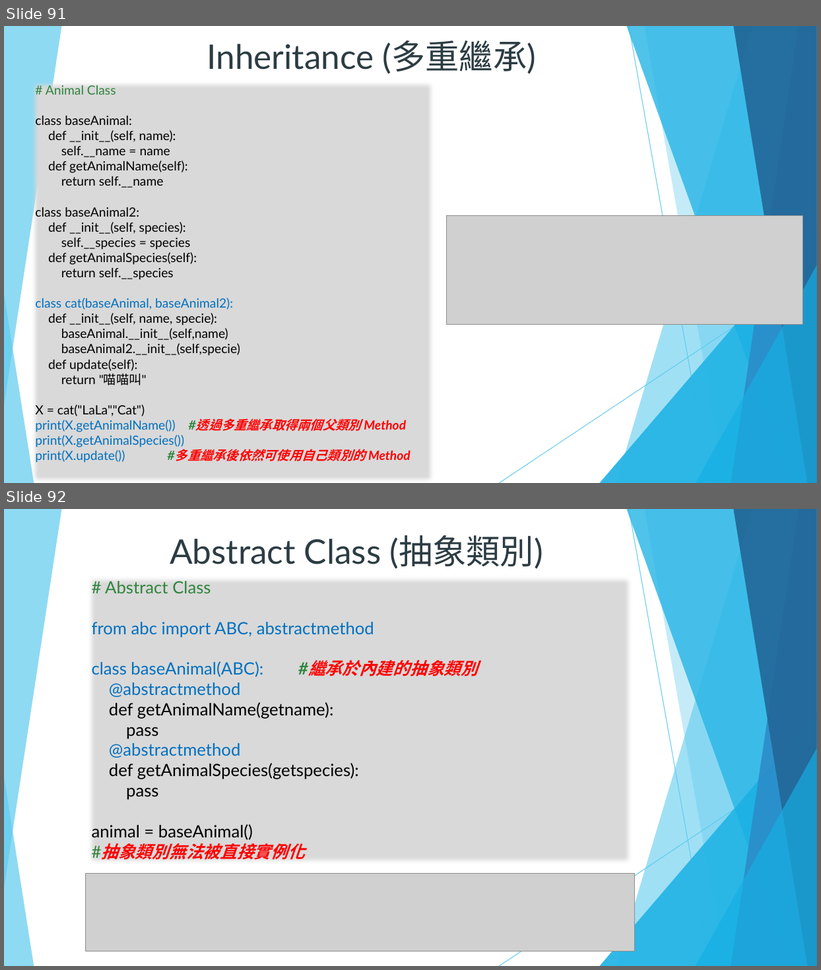
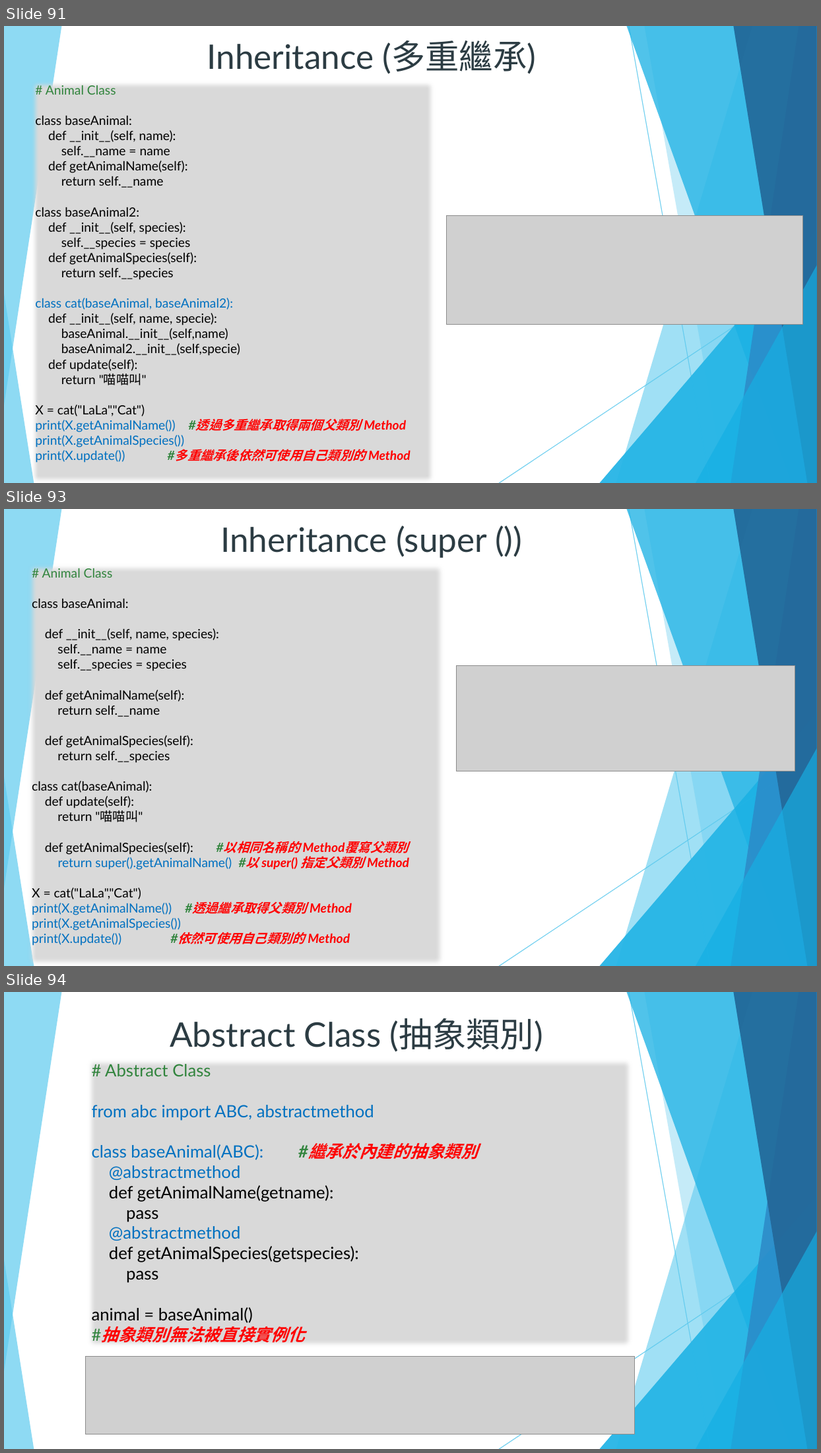
Before and after one commit to DavidChu0424/PythonIntroduction, a slide deck: Python Introduction.pptx. Shown one above the other, each under a label of ours: slides 91 and 92 before the commit, slides 91, 93 and 94 after it; the slides between them are not shown. The pictures are 821x970 and 821x1453 pixels, drawn with LibreOffice and Linux fonts; fonts in the diff are those of the drawing; grey boxes stand for pictures. Boxes give left, top, right and bottom in pixels: in the first picture for what was removed or moved away, otherwise in the second. Text is boxed around its words. In the diff, an @@ line names an element or a change of style, - is before the commit and + after.

```diff
--- a/Python Introduction.pptx
+++ b/Python Introduction.pptx
@@ slide 93 added at bbox=[4, 509, 817, 966], background #FFFFFF; not listed: 20 template elements that a slide beside it also shows @@
@@ text added at bbox=[220, 525, 487, 558], 40 pt, text #2C3C43 @@
+  Inheritance (super ())
@@ text added at bbox=[32, 566, 409, 946], 15 pt, text #000000 @@
+# Animal Class
+class baseAnimal:
+def __init__(self, name, species):
+self.__name = name
+self.__species = species
+def getAnimalName(self):
+return self.__name
+def getAnimalSpecies(self):
+return self.__species
+class cat(baseAnimal):
+def update(self):
+return "喵喵叫"
+def getAnimalSpecies(self): #以相同名稱的 Method覆寫父類別
+return super().getAnimalName() #以 super() 指定父類別 Method
+X = cat("LaLa","Cat")
+print(X.getAnimalName()) #透過繼承取得父類別 Method
+print(X.getAnimalSpecies())
+print(X.update()) #依然可使用自己類別的 Method
@@ picture added at bbox=[456, 666, 795, 771] @@
@@ what was slide 92 is now slide 94 @@
```
Also in this commit, not shown: 1 other slide added.
